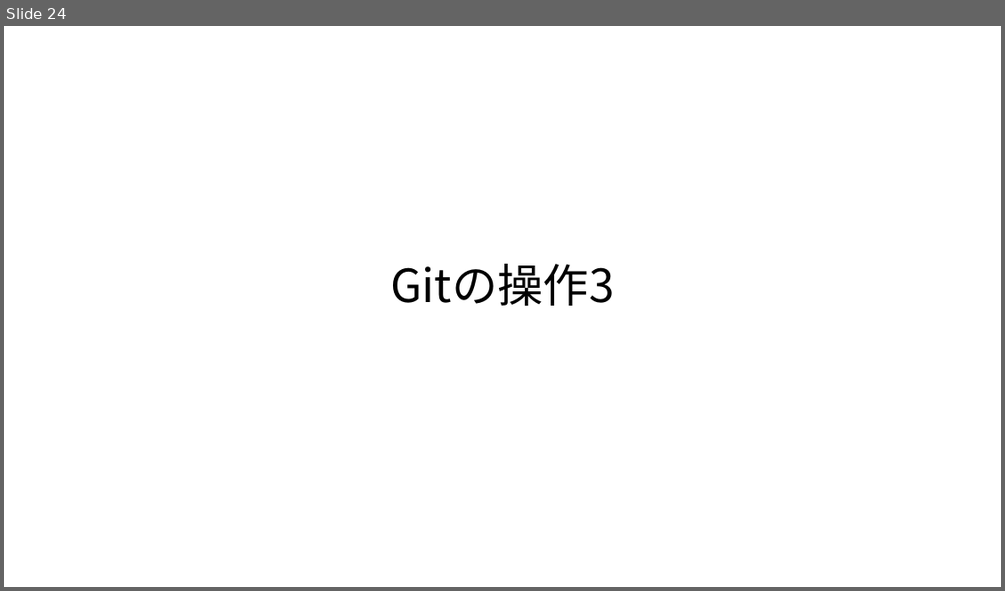
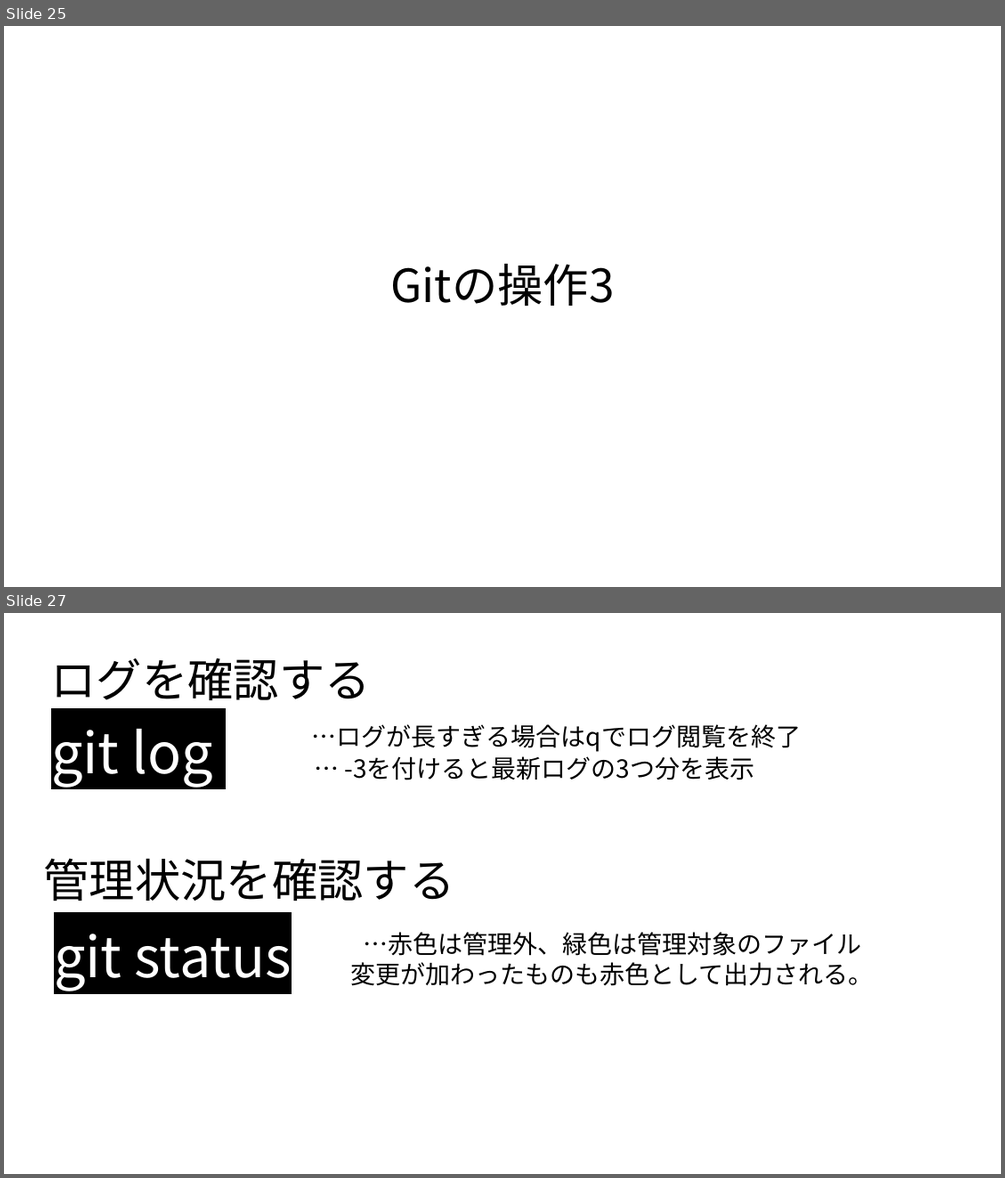
Before and after one commit to syalpon/GITS, a slide deck: git.pptx. Shown one above the other, each under a label of ours: slide 24 before the commit, slides 25 and 27 after it; the slides between them are not shown. The pictures are 1005x591 and 1005x1178 pixels, drawn with LibreOffice and Linux fonts; fonts in the diff are those of the drawing. Boxes give left, top, right and bottom in pixels: in the first picture for what was removed or moved away, otherwise in the second. Text is boxed around its words. In the diff, an @@ line names an element or a change of style, - is before the commit and + after.

```diff
--- a/git.pptx
+++ b/git.pptx
@@ slide 27 added at bbox=[4, 613, 1001, 1174], background #FFFFFF @@
@@ text added at bbox=[51, 658, 371, 700], 44 pt, text #000000 @@
+ログを確認する
@@ text added at bbox=[51, 729, 214, 787], 54 pt, text #FFFFFF @@
+git log
@@ text added at bbox=[312, 724, 801, 752], 24 pt, text #000000 @@
+…ログが長すぎる場合はqでログ閲覧を終了
@@ text added at bbox=[344, 756, 754, 780], 24 pt, text #000000 @@
+… -3を付けると最新ログの3つ分を表示
@@ text added at bbox=[44, 858, 455, 900], 44 pt, text #000000 @@
+管理状況を確認する
@@ text added at bbox=[351, 932, 874, 986], 24 pt, text #000000 @@
+…赤色は管理外、緑色は管理対象のファイル
+変更が加わったものも赤色として出力される。
@@ text added at bbox=[54, 933, 291, 990], 54 pt, text #FFFFFF @@
+git status
@@ what was slide 24 is now slide 25 @@
```
Also in this commit, not shown: 9 slides changed, 2 other slides added, 1 other file.
